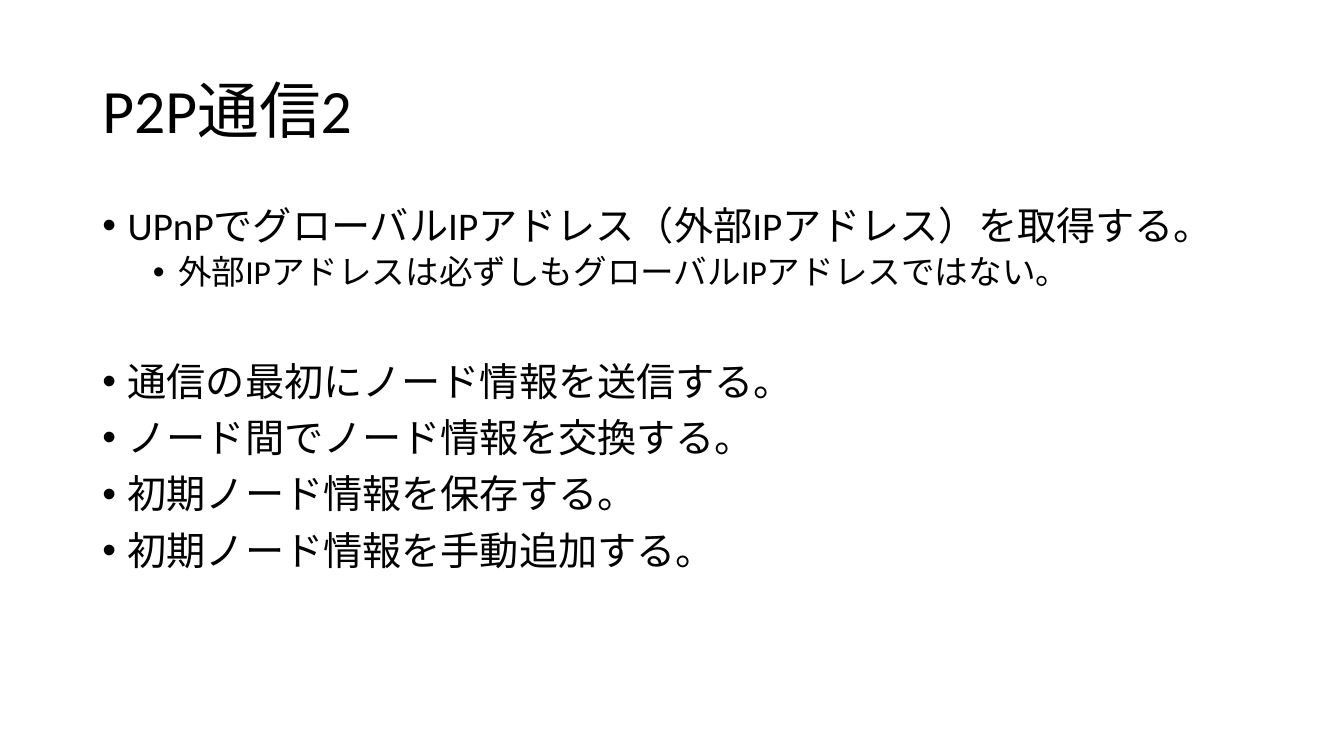
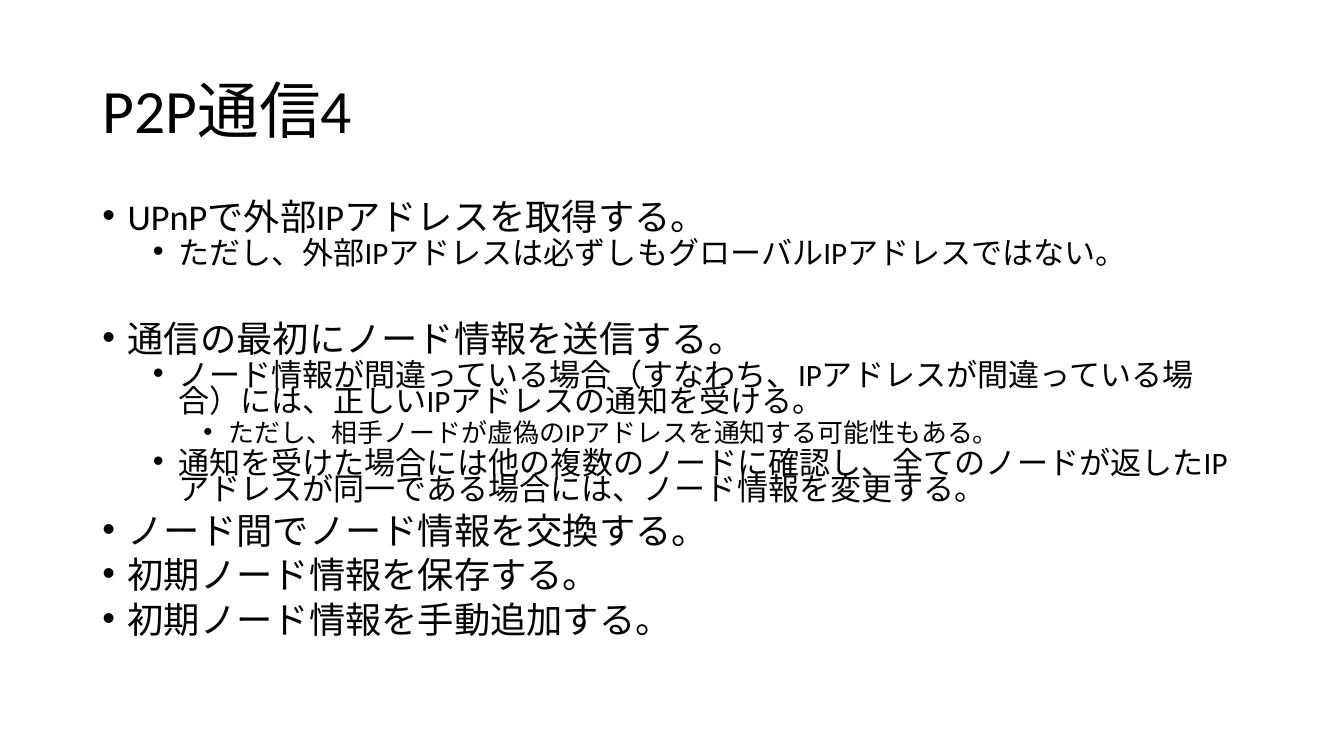
Before and after one commit to pizyumi/CREA, a slide deck: slide 14 of CREA2014/CREACOIN.pptx (slide 12 before the commit). Drawn at 1344x756 pixels with LibreOffice and Linux fonts; fonts in the diff are those of the drawing. Boxes give left, top, right and bottom in pixels: in the first picture for what was removed or moved away, otherwise in the second. Text is boxed around its words. In the diff, an @@ line names an element or a change of style, - is before the commit and + after.

```diff
--- a/CREA2014/CREACOIN.pptx
+++ b/CREA2014/CREACOIN.pptx
@@ title at [102,82,351,138]: text changed @@
-P2P通信2
+P2P通信4
@@ text at [128,200,1127,267]: text changed; size 28 to 22.2 pt @@
-• UPnPでグローバルIPアドレス（外部IPアドレス）を取得する。
-  • 外部IPアドレスは必ずしもグローバルIPアドレスではない。
+• UPnPで外部IPアドレスを取得する。
+  • ただし、外部IPアドレスは必ずしもグローバルIPアドレスではない。
@@ text at [128,321,745,636]: size 28 to 25.9 pt in "通信の最初にノード情報を送信する。", "ノード間でノード情報を交換する。", "初期ノード情報を保存する。", "初期ノード情報を手動追加する。"; line spacing 0.9 to 0.7 @@
@@ text at [178,359,1227,503]: paragraphs added @@
+  • ノード情報が間違っている場合（すなわち、IPアドレスが間違っている場合）には、正しいIPアドレスの通知を受ける。
+    • ただし、相手ノードが虚偽のIPアドレスを通知する可能性もある。
+  • 通知を受けた場合には他の複数のノードに確認し、全てのノードが返したIPアドレスが同一である場合には、ノード情報を変更する。
```
Also in this commit, not shown: 1 other slide changed, 2 slides added, 5 other files.
